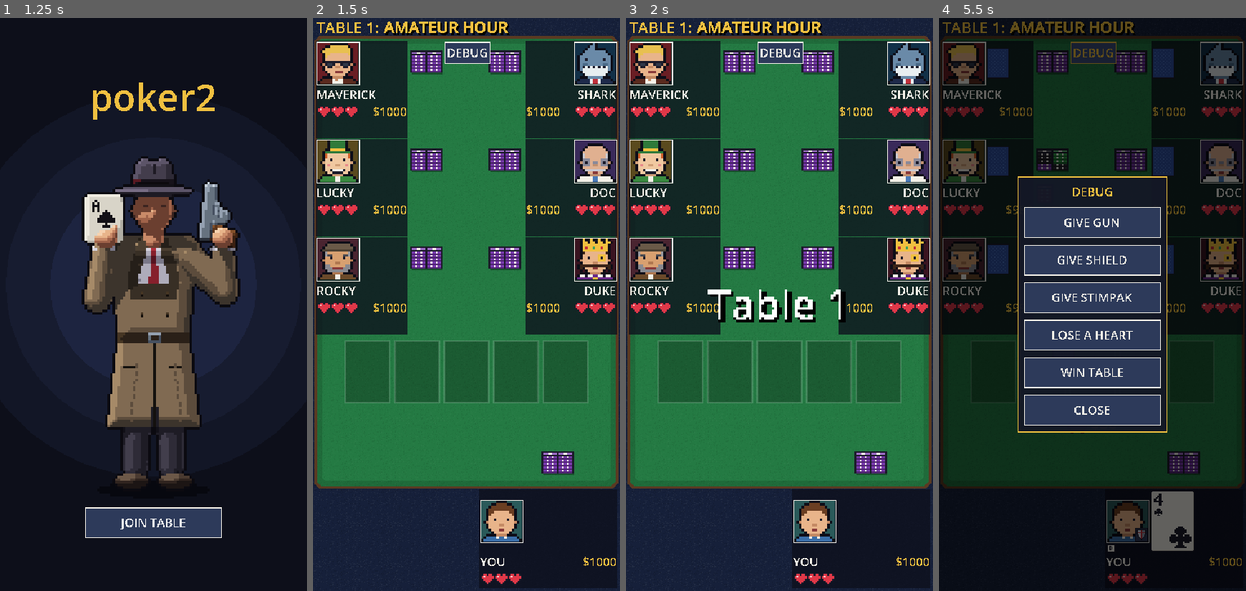
Above: before the commit, frames 1-4 (left to right).
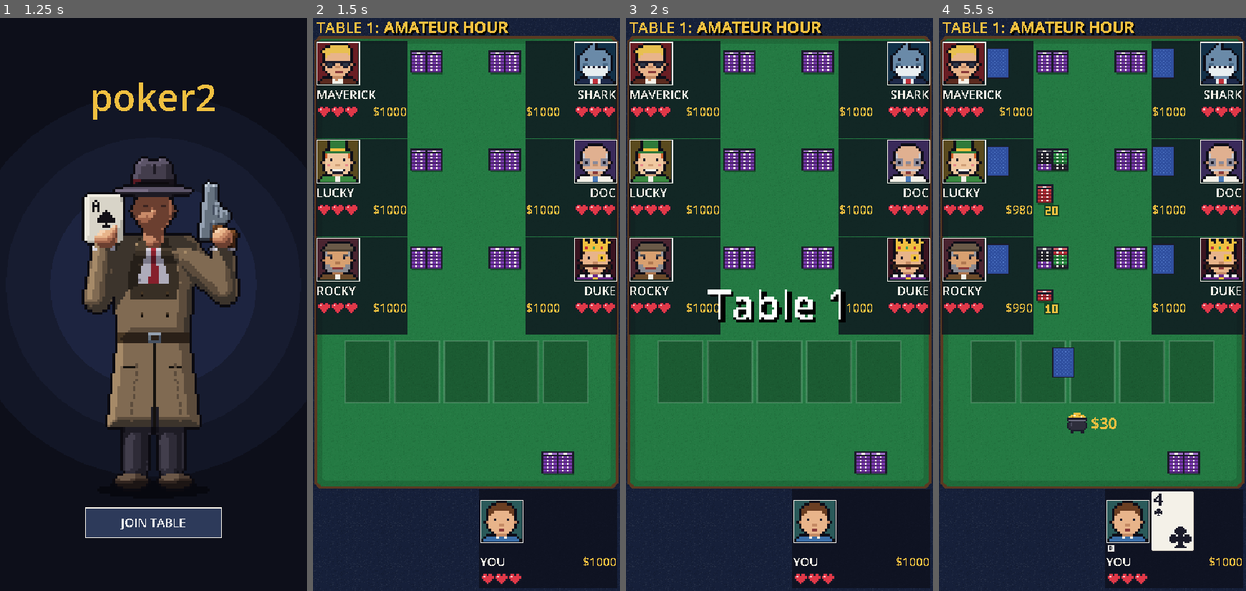
Above: after the commit, the same moments.

Repository: ryanlacroix/poker2
Game: Godot game, scene res://scenes/main_menu.tscn
Two runs of this game, one before a commit and one after it. Both use one fixed random seed, a clock stepped at 60 frames per second and the inputs below.
Inputs (mouse positions are in pixels of both pictures, inside the frame that each line leads up to):
- Up to frame 1 (1.25 s): move the mouse to (221, 275) at 0.52 s; tap F at 0.6 s; click (221, 275) at 0.67 s
- Up to frame 2 (1.5 s): click "JOIN TABLE" at 1.25 s
- Up to frame 3 (2 s): no input
- Up to frame 4 (5.5 s): click (1092, 52) at 2 s, where only the run before the commit has a clickable "DEBUG"; click (1092, 224) at 2.75 s, where only the run before the commit has a clickable "GIVE GUN"; click (1092, 52) at 3.5 s, where only the run before the commit has a clickable "DEBUG"; click (1092, 258) at 4.25 s, where only the run before the commit has a clickable "GIVE SHIELD"; click (1092, 52) at 5 s, where only the run before the commit has a clickable "DEBUG"

Frame 1 is identical in both runs. In frame 2, 0.6% of the frame differs, in the area x 42-58%, y 4-8%; in frame 3, 0.6%; in frame 4, 75%, in the area x 0-100%, y 0-100%.

Commit message:
remove debug button

Diff:
--- a/scripts/ui/table_scene.gd
+++ b/scripts/ui/table_scene.gd
@@ -19,6 +19,8 @@
 const BOARD_DEAL_STAGGER := 0.07
 ## Gap between hole cards going down as they're dealt round the table.
 const HOLE_DEAL_STAGGER := 0.15
+## Longest gap between the taps of a triple tap on the hidden debug spot.
+const DEBUG_TAP_GAP_MSEC := 400
 ## How long the action bar takes to fade in or out.
 const ACTION_BAR_FADE_SECONDS := 0.1
 # The table's intro before the first deal: a pause, the "Table N" title fading in, held, fading
@@ -80,6 +82,9 @@
 var _human_item_turn := false # the item phase is waiting on the human's choice
 var _continue_after_items := false # NEXT HAND was pressed on the human's item turn
 var _debug_menu: DebugMenu
+# Taps on the hidden debug spot: how many in a row, and when the last one was.
+var _debug_taps := 0
+var _debug_last_tap_msec := 0
 var _gun: GunView
 var _shot_darken: ColorRect
 var _shot_tracer: ShotTracer
@@ -261,9 +266,10 @@
 	_pot.font_size = POT_FONT_SIZE
 	UiTheme.add_at(self, _pot, pot_center - Vector2(80, 20), Vector2(160, 40))
 
-	var debug_button := _new_button("DEBUG")
-	UiTheme.add_at(self, debug_button, _layout.debug_button.position, _layout.debug_button.size)
-	debug_button.pressed.connect(func() -> void: _debug_menu.show())
+	# An invisible spot where the DEBUG button was: three quick taps open the debug menu.
+	var debug_spot := Control.new()
+	UiTheme.add_at(self, debug_spot, _layout.debug_button.position, _layout.debug_button.size)
+	debug_spot.gui_input.connect(_on_debug_spot_input)
 
 	# Shown under the board, in the (then empty) pot label's spot, once a hand is over, and on
 	# the human's item turn, where it means "keep my item": the rest of the table takes its
@@ -339,6 +345,18 @@
 	_debug_menu.give_item.connect(_debug_give_item)
 	_debug_menu.lose_heart.connect(_debug_lose_heart)
 	_debug_menu.win_table.connect(func() -> void: _show_game_over(_table.players[0]))
+
+
+func _on_debug_spot_input(event: InputEvent) -> void:
+	var click := event as InputEventMouseButton
+	if click == null or not click.pressed or click.button_index != MOUSE_BUTTON_LEFT:
+		return
+	var now := Time.get_ticks_msec()
+	_debug_taps = _debug_taps + 1 if now - _debug_last_tap_msec <= DEBUG_TAP_GAP_MSEC else 1
+	_debug_last_tap_msec = now
+	if _debug_taps >= 3:
+		_debug_taps = 0
+		_debug_menu.show()
 
 
 ## Before the first deal: a pause, then a big "Table N" title that fades in and away, then a short pause
